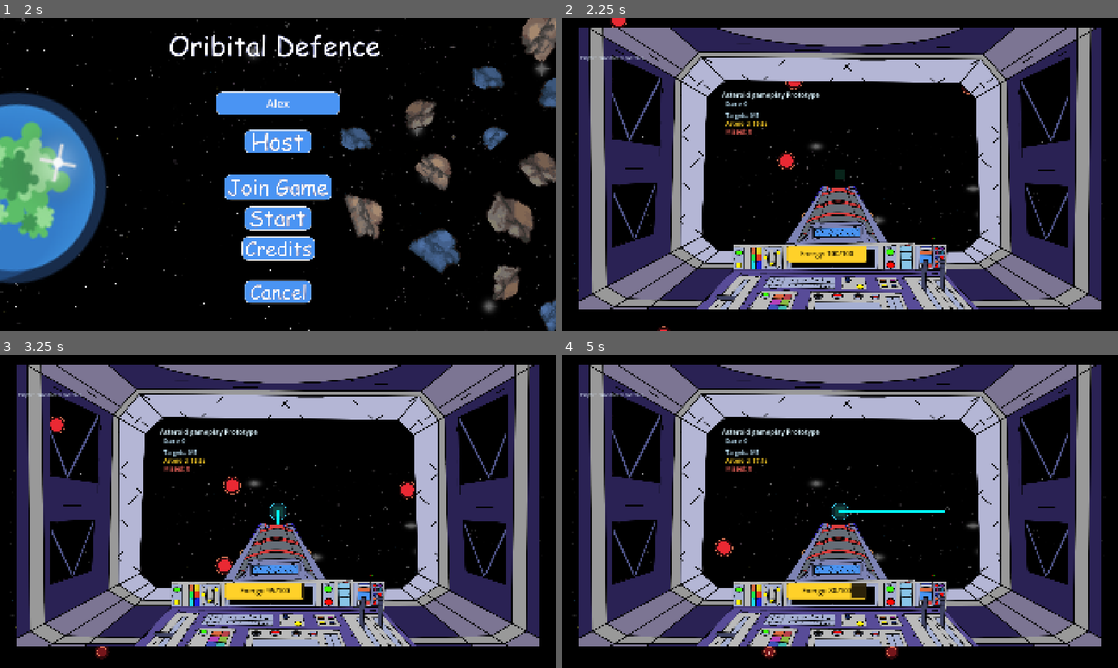
Above: before the commit, frames 1-4 (two rows, left to right).
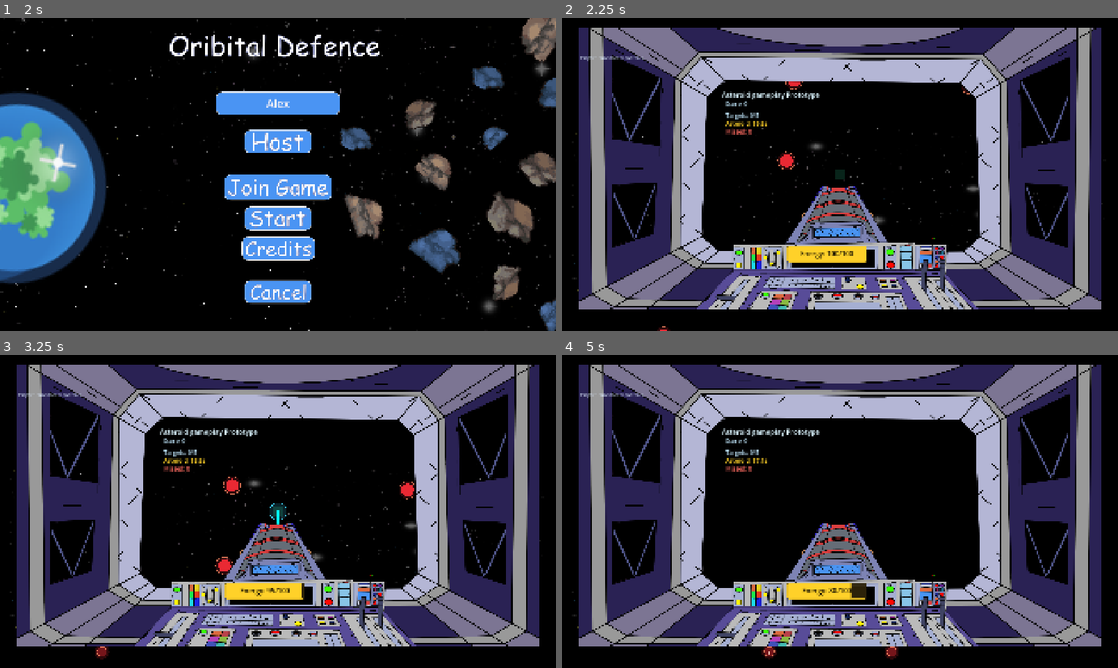
Above: after the commit, the same moments.

Repository: Spudoku/orbital-defense
Game: Godot game, scene res://scenes/control.tscn
Two runs of this game, one before a commit and one after it. Both use one fixed random seed, a clock stepped at 60 frames per second and the inputs below.
Inputs (mouse positions are in pixels of both pictures, inside the frame that each line leads up to):
- Up to frame 1 (2 s): click (278, 102) at 0.52 s; type "Alex" at 0.6 s; click (278, 143) at 1.25 s
- Up to frame 2 (2.25 s): click (840, 218) at 2 s
- Up to frame 3 (3.25 s): tap Enter at 2.75 s; hold Up (move_up) from 2.78 s (still down); hold Space (fire_laser) from 2.78 s (still down)
- Up to frame 4 (5 s): release Space (fire_laser) at 3.53 s; tap Space (fire_laser) at 3.6 s; release Up (move_up) at 4.28 s; hold Left (move_left) from 4.28 s (still down); hold Space (fire_laser) from 4.28 s (still down)

Frame 1 is identical in both runs. In frame 2, less than 0.1% of the frame differs, in the area x 8-12%, y 0-4%; in frame 3, 0.1%; in frame 4, 0.7%, in the area x 1-98%, y 35-73%.

Commit message:
imported asteroid assets, added music to main menu

Diff:
--- a/scenes/control.tscn
+++ b/scenes/control.tscn
@@ -13,6 +13,7 @@
 [ext_resource type="Texture2D" uid="uid://ccc2vgvttoamt" path="res://assets/menu_credits.png" id="11_credits"]
 [ext_resource type="Texture2D" uid="uid://88li1w2dreu6" path="res://assets/menu_credits_pressed.png" id="12_credits_pressed"]
 [ext_resource type="Texture2D" uid="uid://dfln45e201chc" path="res://assets/menu_cancel_pressed.png" id="13_cancel_pressed"]
+[ext_resource type="AudioStream" uid="uid://2yuj2y2lghx8" path="res://SFX/Atlas_Arena_Theme.mp3" id="14_vb5ih"]
 
 [sub_resource type="StyleBoxFlat" id="StyleBoxFlat_input_clear"]
 bg_color = Color(1, 1, 1, 0)
@@ -161,6 +162,10 @@
 mouse_default_cursor_shape = 2
 texture_pressed = ExtResource("13_cancel_pressed")
 
+[node name="AudioStreamPlayer2D" type="AudioStreamPlayer2D" parent="." unique_id=1248194271]
+stream = ExtResource("14_vb5ih")
+autoplay = true
+
 [connection signal="pressed" from="MenuCanvas/HostButton" to="." method="_on_host_button_button_down"]
 [connection signal="pressed" from="MenuCanvas/JoinButton" to="." method="_on_join_button_button_down"]
 [connection signal="pressed" from="MenuCanvas/StartGameButton" to="." method="_on_start_game_button_button_down"]
--- a/scenes/keyboard_tracing_prototype.tscn
+++ b/scenes/keyboard_tracing_prototype.tscn
@@ -2,6 +2,7 @@
 
 [ext_resource type="Script" uid="uid://0q8ww4pgy4g6" path="res://scripts/keyboard_tracing_prototype.gd" id="1_shared"]
 [ext_resource type="PackedScene" uid="uid://tovhl7v6nprq" path="res://scenes/energy_display.tscn" id="3_energy"]
+[ext_resource type="Texture2D" uid="uid://ucvr2q47306v" path="res://assets/Asteroids Assets/MovingBlue/asteroidblue1_flyin_sheet.png" id="4_1xbqd"]
 [ext_resource type="Texture2D" uid="uid://d1pe36wcp1n83" path="res://assets/cockpit_player_1.png" id="4_cockpit1"]
 
 [sub_resource type="SceneReplicationConfig" id="SceneReplicationConfig_x50nh"]
@@ -20,6 +21,17 @@
 properties/4/path = NodePath(".:missed_asteroids")
 properties/4/spawn = true
 properties/4/replication_mode = 1
+
+[sub_resource type="SpriteFrames" id="SpriteFrames_f1ipo"]
+animations = [{
+"frames": [{
+"duration": 1.0,
+"texture": ExtResource("4_1xbqd")
+}],
+"loop": true,
+"name": &"default",
+"speed": 5.0
+}]
 
 [node name="Level" type="Node2D" unique_id=1750839187]
 script = ExtResource("1_shared")
@@ -117,3 +129,6 @@
 
 [node name="MultiplayerSynchronizer" type="MultiplayerSynchronizer" parent="." unique_id=1222954793]
 replication_config = SubResource("SceneReplicationConfig_x50nh")
+
+[node name="AnimatedSprite2D" type="AnimatedSprite2D" parent="." unique_id=912315446]
+sprite_frames = SubResource("SpriteFrames_f1ipo")
--- a/scripts/keyboard_tracing_prototype.gd
+++ b/scripts/keyboard_tracing_prototype.gd
@@ -18,6 +18,7 @@
 const ENERGY_DRAIN_PER_SECOND = 10.0
 const ASTEROID_TIME_LIMIT = 20.0
 const ASTEROID_MISS_ENERGY_PENALTY = 25.0
+
 
 # target-related constants
 const TARGET_COUNT = 5
@@ -136,6 +137,10 @@
 
 
 # main game loop powering everything
+# process handles the following logic:
+# handle input
+# render the laser
+# if all asteroids are completed, start a new round
 func _process(delta: float) -> void:
 	if not multiplayer.has_multiplayer_peer():
 		return
Not shown, added: SFX/Atlas_Arena_Theme.mp3.import
Binary file added: assets/Asteroids Assets/AnimsBlue/SizeToExtract.png
Not shown, added: assets/Asteroids Assets/AnimsBlue/SizeToExtract.png.import
Binary file added: assets/Asteroids Assets/AnimsBlue/blue1_debris_preview.gif
Binary file added: assets/Asteroids Assets/AnimsBlue/blue1_debris_sheet.png
Not shown, added: assets/Asteroids Assets/AnimsBlue/blue1_debris_sheet.png.import
Binary file added: assets/Asteroids Assets/AnimsBlue/blue1_energy_preview.gif
Binary file added: assets/Asteroids Assets/AnimsBlue/blue1_energy_sheet.png
Not shown, added: assets/Asteroids Assets/AnimsBlue/blue1_energy_sheet.png.import
Binary file added: assets/Asteroids Assets/AnimsBlue/blue1_fiery_preview.gif
Binary file added: assets/Asteroids Assets/AnimsBlue/blue1_fiery_sheet.png
Not shown, added: assets/Asteroids Assets/AnimsBlue/blue1_fiery_sheet.png.import
(and 93 more such lines)
